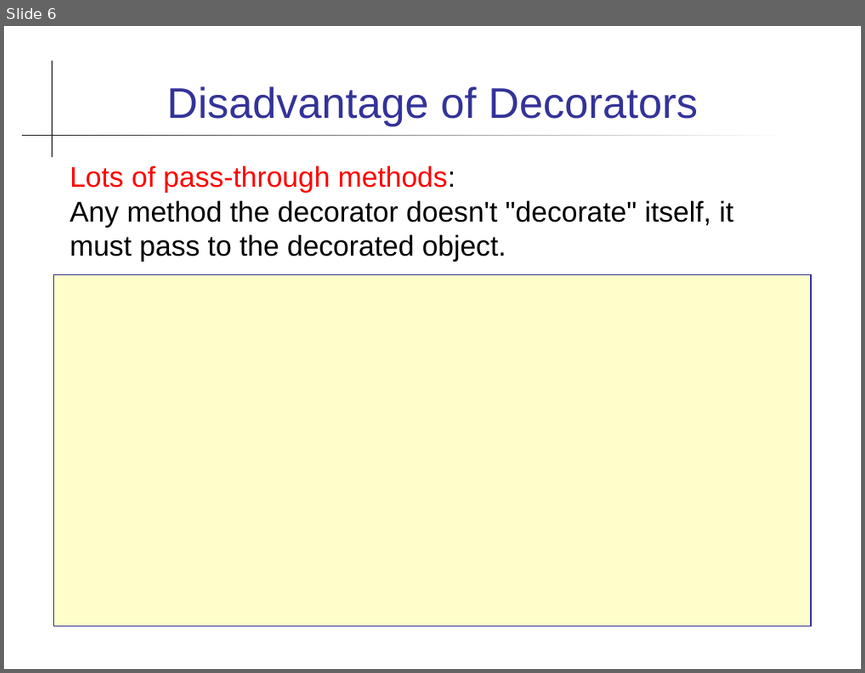
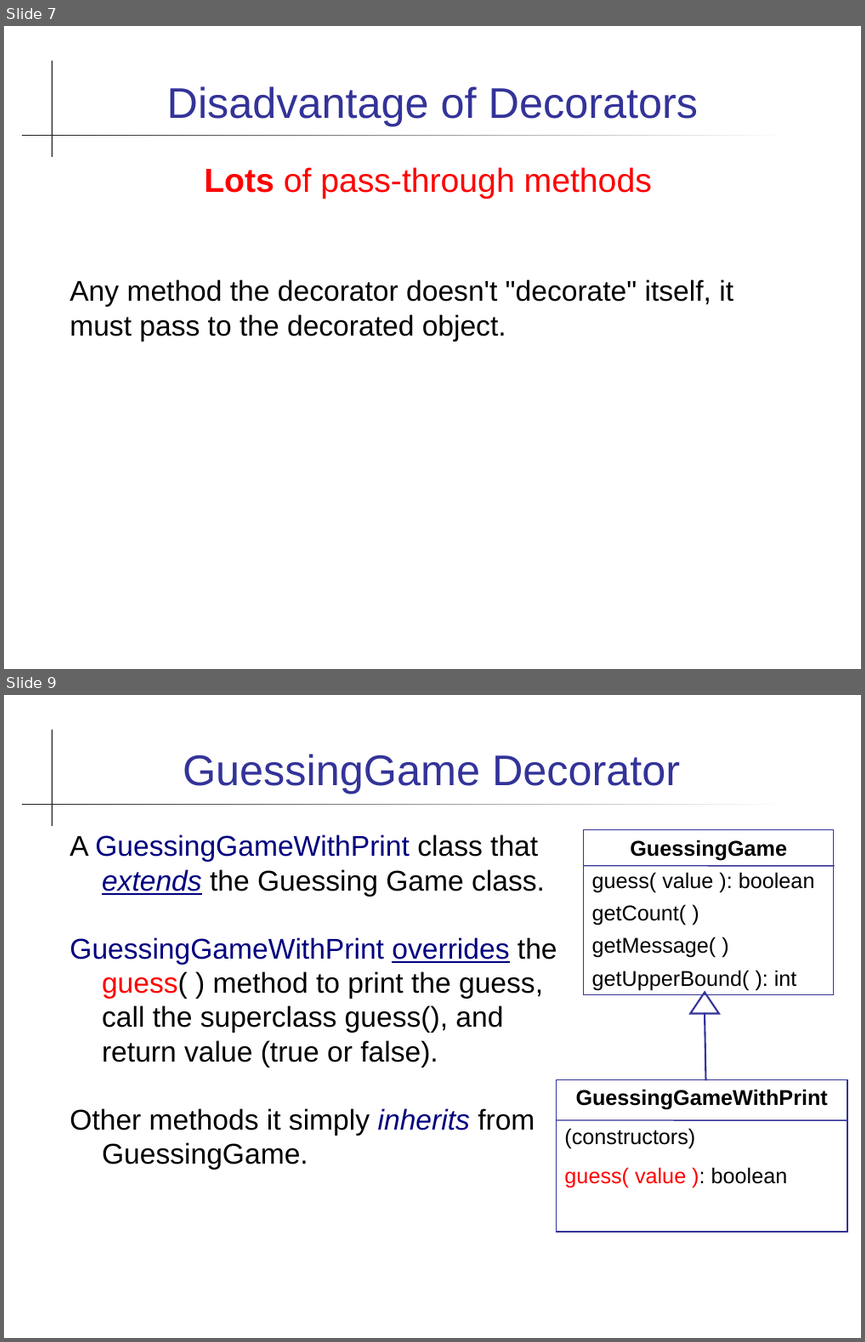
Before and after one commit to skeoop/skeoop.github.io, a slide deck: patterns/Decorator-Pattern.ppt. Shown one above the other, each under a label of ours: slide 6 before the commit, slides 7 and 9 after it; the slides between them are not shown. The pictures are 865x673 and 865x1342 pixels, drawn with LibreOffice and Linux fonts; fonts in the diff are those of the drawing. Boxes give left, top, right and bottom in pixels: in the first picture for what was removed or moved away, otherwise in the second. Text is boxed around its words. In the diff, an @@ line names an element or a change of style, - is before the commit and + after.

```diff
--- a/patterns/Decorator-Pattern.ppt
+++ b/patterns/Decorator-Pattern.ppt
@@ slide 9 added at bbox=[4, 695, 861, 1338], background #FFFFFF; not listed: 2 template elements that a slide beside it also shows @@
@@ title added at bbox=[182, 754, 680, 794], 36 pt, text #333399 @@
+GuessingGame Decorator
@@ text added at bbox=[69, 834, 557, 1169], 24 pt, text #000000 @@
+A GuessingGameWithPrint class that extends the Guessing Game class.
+GuessingGameWithPrint overrides the guess( ) method to print the guess, call the superclass guess(), and return value (true or false).
+Other methods it simply inherits from GuessingGame.
@@ rectangle added at bbox=[583, 829, 834, 994], outline #333399 0.99 pt, 18 pt, text #000000 @@
+GuessingGame
+guess( value ): boolean
+getCount( )
+getMessage( )
+getUpperBound( ): int
@@ line added from (583, 866) to (834, 866), #333399 0.99 pt @@
@@ up arrow added at bbox=[690, 993, 719, 1014], outline #333399 1.5 pt @@
@@ line added from (705, 1014) to (706, 1080), #333399 1.5 pt @@
@@ rectangle added at bbox=[556, 1080, 847, 1231], outline #333399 0.99 pt, 18 pt, text #000000 @@
+GuessingGameWithPrint
+(constructors)
+guess( value ): boolean
@@ line added from (556, 1120) to (847, 1120), #333399 0.99 pt @@
@@ what was slide 6 is now slide 7 @@
@@ slide 7 changed as well @@
@@ text at bbox=[69, 167, 733, 341]: text changed @@
-Lots of pass-through methods:
-Any method the decorator doesn't "decorate" itself, it must pass to the decorated object.
+Lots of pass-through methods
+Any method the decorator doesn't "decorate" itself, it must pass to the decorated object.
@@ rectangle removed at bbox=[53, 274, 811, 626] @@
```
Also in this commit, not shown: 4 other slides changed, 5 other slides added, 39 other files.
